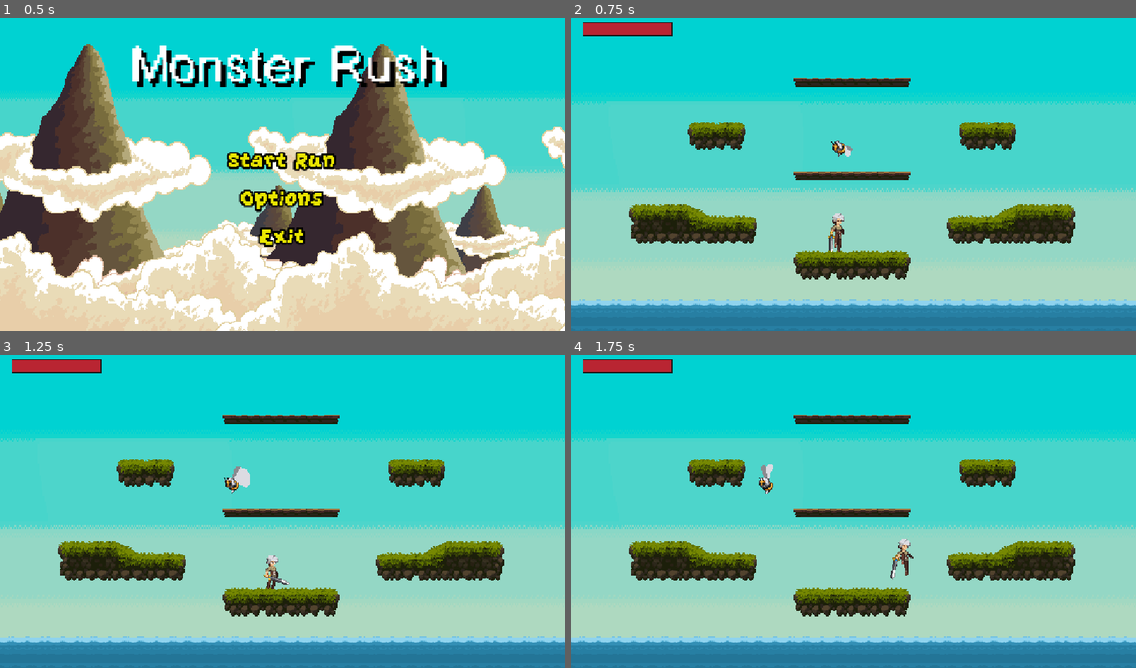
Above: before the commit, frames 1-4 (two rows, left to right).
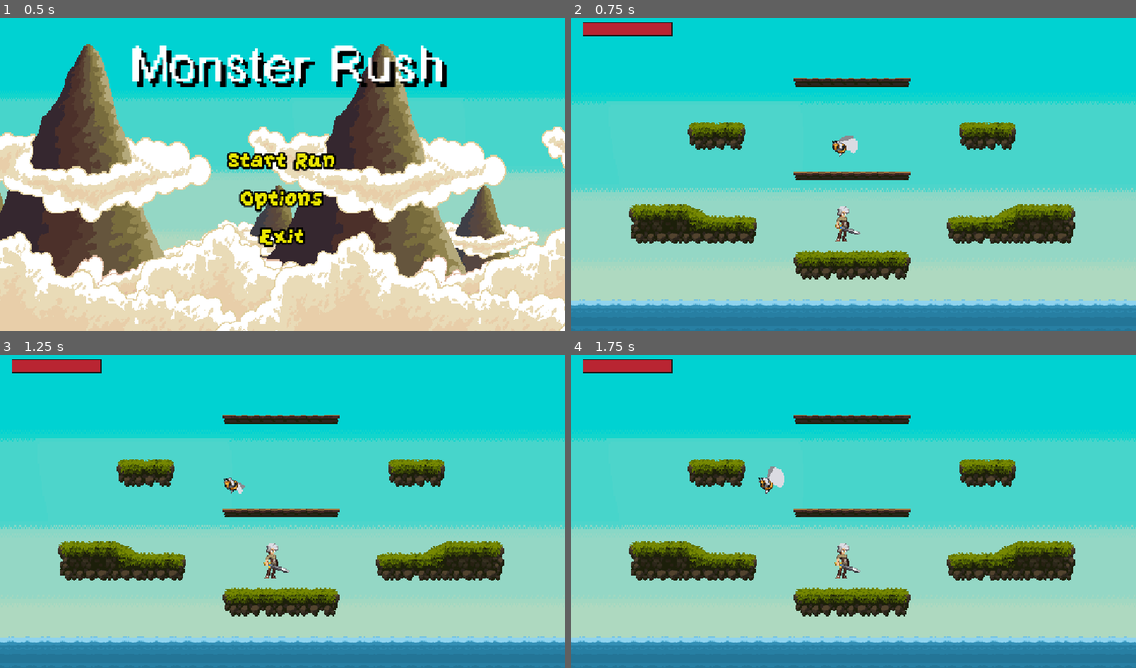
Above: after the commit, the same moments.

Repository: NielsVanheertum-BA/EindprojectProjectManagement
Game: Godot game, scene res://Scenes/MainMenu.tscn
Same seed, same stepped clock (60 frames per second), same inputs: the game is played once before the commit and once after it.
Inputs (mouse positions are in pixels of both pictures, inside the frame that each line leads up to):
- Up to frame 1 (0.5 s): no input
- Up to frame 2 (0.75 s): click "Start Run" at 0.5 s
- Up to frame 3 (1.25 s): no input
- Up to frame 4 (1.75 s): tap Enter at 1.25 s; move the mouse to (977, 492) at 1.27 s; hold D (right) from 1.28 s (still down); tap Space (jump) at 1.35, 1.52 s; click (977, 492) at 1.42 s

Frame 1 is identical in both runs. In frame 2, 0.5% of the frame differs, in the area x 45-52%, y 37-75%; in frame 3, 0.5%; in frame 4, 0.7%, in the area x 33-61%, y 34-72%.

Commit message:
Extra animatie

Diff:
--- a/eindproject/Scenes/SmallBee.tscn
+++ b/eindproject/Scenes/SmallBee.tscn
@@ -1,7 +1,8 @@
-[gd_scene load_steps=10 format=3 uid="uid://c0b5sb1xugin0"]
+[gd_scene load_steps=15 format=3 uid="uid://c0b5sb1xugin0"]
 
 [ext_resource type="Script" uid="uid://mvg554ffhqv8" path="res://Scripts/small_bee.gd" id="1_i4jjc"]
 [ext_resource type="Texture2D" uid="uid://dv8yo1dmppf5f" path="res://Assets/Legacy-Fantasy - High Forest 2.3/Mob/Small Bee/Fly/Fly-Sheet.png" id="1_kyfcm"]
+[ext_resource type="Texture2D" uid="uid://t4tboaabwscu" path="res://Assets/Legacy-Fantasy - High Forest 2.3/Mob/Small Bee/Hit/Hit-Sheet.png" id="3_bxvg7"]
 [ext_resource type="Script" uid="uid://bk7kiy0ltdv64" path="res://Scripts/OnTouchSmallBee.gd" id="3_i4jjc"]
 
 [sub_resource type="AtlasTexture" id="AtlasTexture_a4kq6"]
@@ -18,6 +19,22 @@
 
 [sub_resource type="AtlasTexture" id="AtlasTexture_foo40"]
 atlas = ExtResource("1_kyfcm")
+region = Rect2(192, 0, 64, 64)
+
+[sub_resource type="AtlasTexture" id="AtlasTexture_3vcmo"]
+atlas = ExtResource("3_bxvg7")
+region = Rect2(0, 0, 64, 64)
+
+[sub_resource type="AtlasTexture" id="AtlasTexture_htpuf"]
+atlas = ExtResource("3_bxvg7")
+region = Rect2(64, 0, 64, 64)
+
+[sub_resource type="AtlasTexture" id="AtlasTexture_w5p6s"]
+atlas = ExtResource("3_bxvg7")
+region = Rect2(128, 0, 64, 64)
+
+[sub_resource type="AtlasTexture" id="AtlasTexture_lnnu2"]
+atlas = ExtResource("3_bxvg7")
 region = Rect2(192, 0, 64, 64)
 
 [sub_resource type="SpriteFrames" id="SpriteFrames_3vcmo"]
@@ -38,6 +55,23 @@
 "loop": true,
 "name": &"Fly",
 "speed": 10.0
+}, {
+"frames": [{
+"duration": 1.0,
+"texture": SubResource("AtlasTexture_3vcmo")
+}, {
+"duration": 1.0,
+"texture": SubResource("AtlasTexture_htpuf")
+}, {
+"duration": 1.0,
+"texture": SubResource("AtlasTexture_w5p6s")
+}, {
+"duration": 1.0,
+"texture": SubResource("AtlasTexture_lnnu2")
+}],
+"loop": true,
+"name": &"damage",
+"speed": 5.0
 }]
 
 [sub_resource type="CircleShape2D" id="CircleShape2D_bxvg7"]
@@ -49,9 +83,8 @@
 [node name="AnimatedSprite2D" type="AnimatedSprite2D" parent="."]
 position = Vector2(1, -32)
 sprite_frames = SubResource("SpriteFrames_3vcmo")
-animation = &"Fly"
+animation = &"damage"
 autoplay = "Fly"
-frame_progress = 0.49430043
 
 [node name="RayCastRight" type="RayCast2D" parent="."]
 position = Vector2(1, -32)
--- a/eindproject/Scenes/player.tscn
+++ b/eindproject/Scenes/player.tscn
@@ -287,7 +287,6 @@
 sprite_frames = SubResource("SpriteFrames_x3wgy")
 animation = &"jump"
 autoplay = "idle"
-frame_progress = 0.0780879
 
 [node name="CollisionShape2D" type="CollisionShape2D" parent="."]
 position = Vector2(0, -23)
--- a/eindproject/Scripts/GlobalVariables.gd
+++ b/eindproject/Scripts/GlobalVariables.gd
@@ -3,3 +3,4 @@
 var playerMaxHealth = 100
 var playerCurrentHealth = playerMaxHealth
 var playerPreviousHealth = playerCurrentHealth
+var sword_damage = 10
--- a/eindproject/Scripts/player.gd
+++ b/eindproject/Scripts/player.gd
@@ -4,6 +4,7 @@
 const SPEED = 200.0
 const JUMP_VELOCITY = -400.0
 var is_dead = false
+var whichAttack = 1
 
 @onready var animated_sprite: AnimatedSprite2D = $AnimatedSprite2D
 @onready var player_health_bar: ProgressBar = $PlayerHealthBar
@@ -26,7 +27,7 @@
 	if Input.is_action_just_pressed("jump") and is_on_floor():
 		velocity.y = JUMP_VELOCITY
 
-	# Richting van speler
+# Richting van speler
 	var direction := Input.get_axis("left", "right")
 
 	# Draai sprite om
@@ -36,21 +37,21 @@
 		animated_sprite.flip_h = true
 
 	# Animaties
-	if is_on_floor():
-		if direction == 0:
-			animated_sprite.play("idle")
+		if is_on_floor():
+			if direction == 0:
+				animated_sprite.play("idle")
+			else:
+				animated_sprite.play("run")
 		else:
-			animated_sprite.play("run")
-	else:
-		animated_sprite.play("jump")
+			animated_sprite.play("jump")
 
 	# Beweging
-	if direction:
-		velocity.x = direction * SPEED
-	else:
-		velocity.x = move_toward(velocity.x, 0, SPEED)
+		if direction:
+			velocity.x = direction * SPEED
+		else:
+			velocity.x = move_toward(velocity.x, 0, SPEED)
 
-	move_and_slide()
+		move_and_slide()
 
 # Doodgaan functie
 func die():
--- a/eindproject/Scripts/small_bee.gd
+++ b/eindproject/Scripts/small_bee.gd
@@ -1,11 +1,13 @@
 extends Node2D
 
 const SPEED = 100
+var health = 20
 
 var direction = -1
 @onready var ray_cast_left: RayCast2D = $RayCastLeft
 @onready var ray_cast_right: RayCast2D = $RayCastRight
 @onready var animated_sprite: AnimatedSprite2D = $AnimatedSprite2D
+@onready var collision_shape: CollisionShape2D = $Hitbox/CollisionShape2D
 
 
 # Beweeging bij
@@ -17,3 +19,26 @@
 		direction = 1
 		animated_sprite.flip_h = true
 	position.x += direction * SPEED * delta
+
+func take_damage():
+	health = health - GlobalVariables.sword_damage
+	if health > 0:
+		animated_sprite.play("damage")
+	else:
+		spawn_hit_effect(collision_shape.global_position)
+		queue_free()
+
+func spawn_hit_effect(position: Vector2):
+	var effect = Sprite2D.new()
+	effect.texture = animated_sprite.sprite_frames.get_frame_texture("damage", 0)
+	effect.global_position = position
+	effect.modulate = Color(1, 0, 0, 0.7)
+	effect.scale = Vector2(1, 1)
+	get_parent().add_child(effect)
+
+	# Fade out en verwijder
+	var tween = create_tween()
+	tween.tween_property(effect, "modulate:a", 0.0, 0.3)
+	tween.tween_property(effect, "scale", Vector2(1.5, 1.5), 0.3)
+	tween.tween_callback(effect.queue_free)
+	print("Hit effect werkt")
